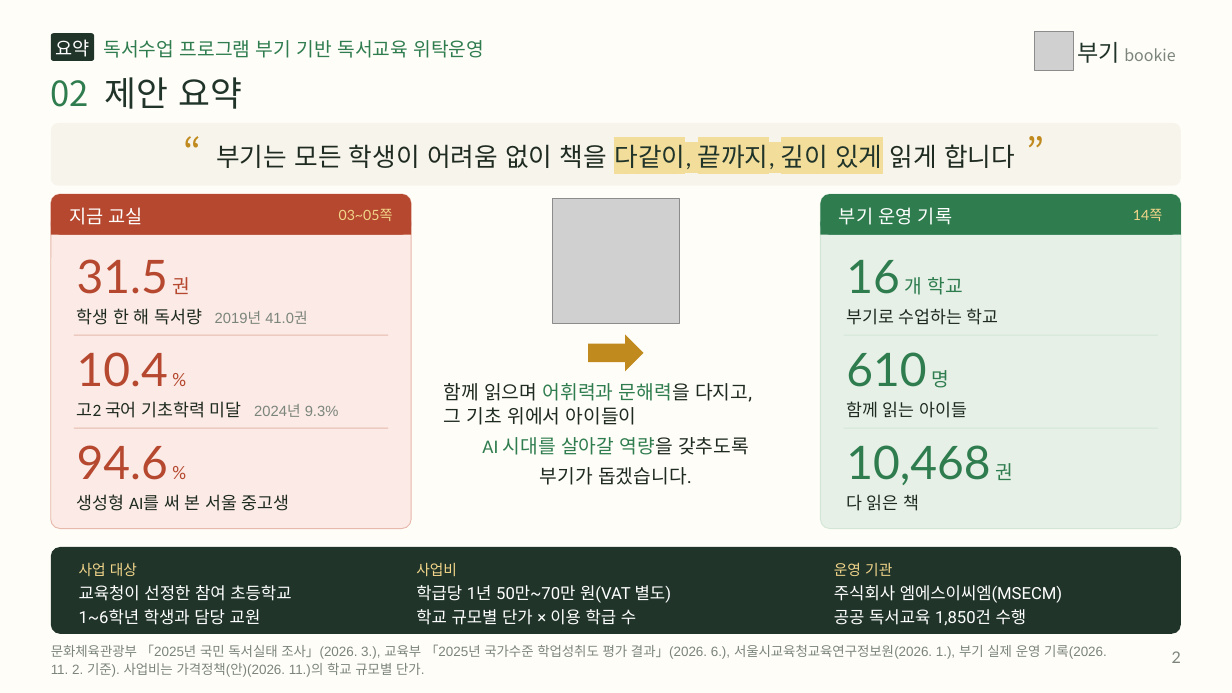
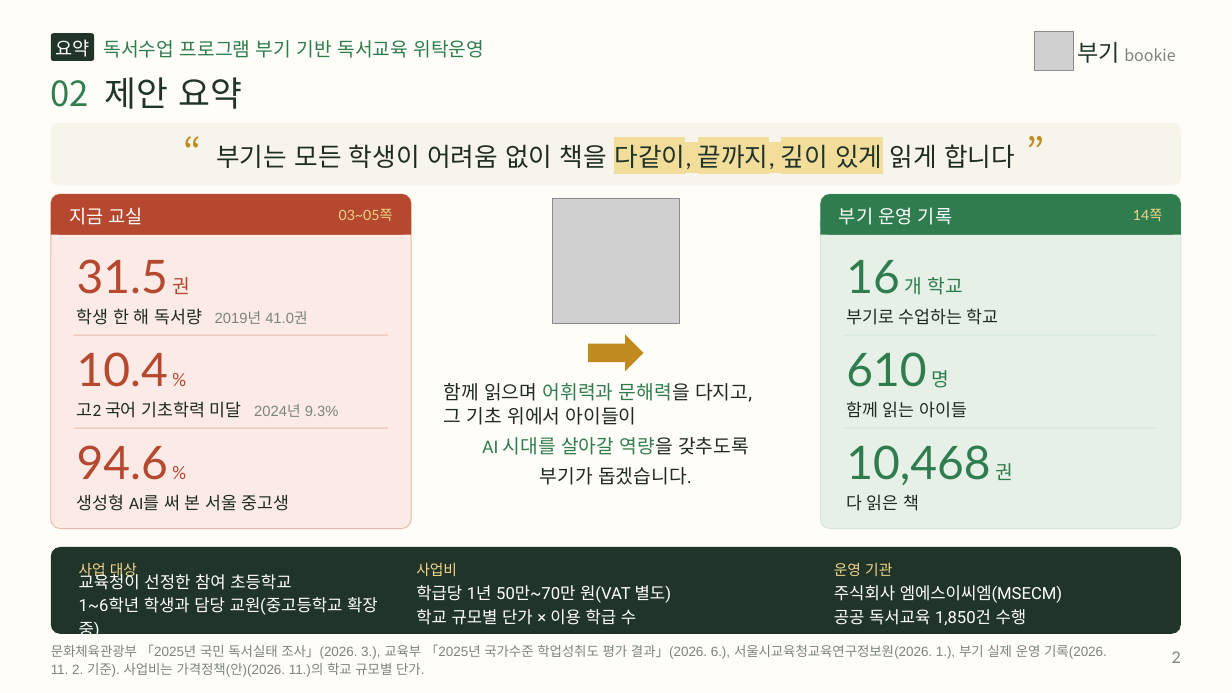
Before and after one commit to legoschool/bookie-test, a slide deck: slide 2 of promo/dl/proposal/bookie-proposal-short-20p.pptx. Drawn at 1232x693 pixels with LibreOffice and Linux fonts; fonts in the diff are those of the drawing; grey boxes stand for pictures. Boxes give left, top, right and bottom in pixels: in the first picture for what was removed or moved away, otherwise in the second. Text is boxed around its words. In the diff, an @@ line names an element or a change of style, - is before the commit and + after.

```diff
--- a/promo/dl/proposal/bookie-proposal-short-20p.pptx
+++ b/promo/dl/proposal/bookie-proposal-short-20p.pptx
@@ text at (x1=79, y1=597, x2=378, y2=640): text changed @@
-1~6학년 학생과 담당 교원
+1~6학년 학생과 담당 교원(중고등학교 확장 중)
```
Also in this commit, not shown: 1 other slide changed, 16 other files.
